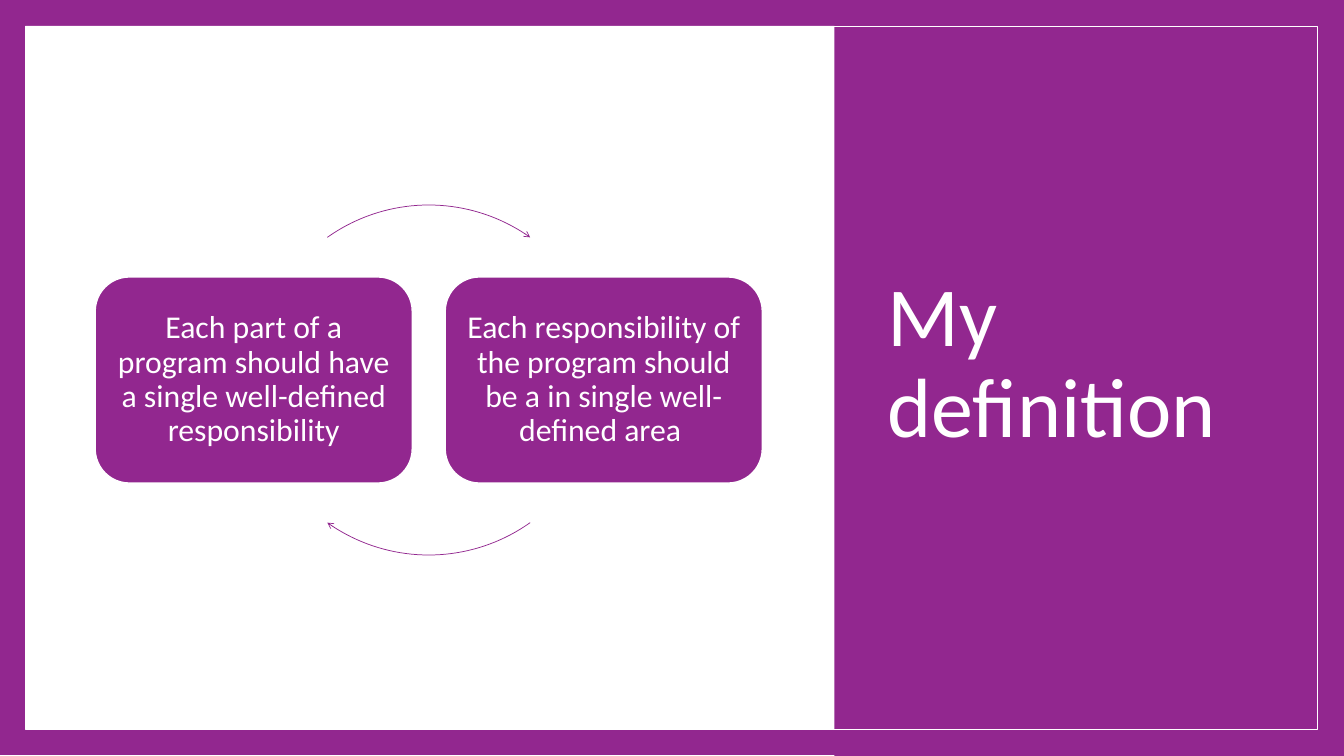
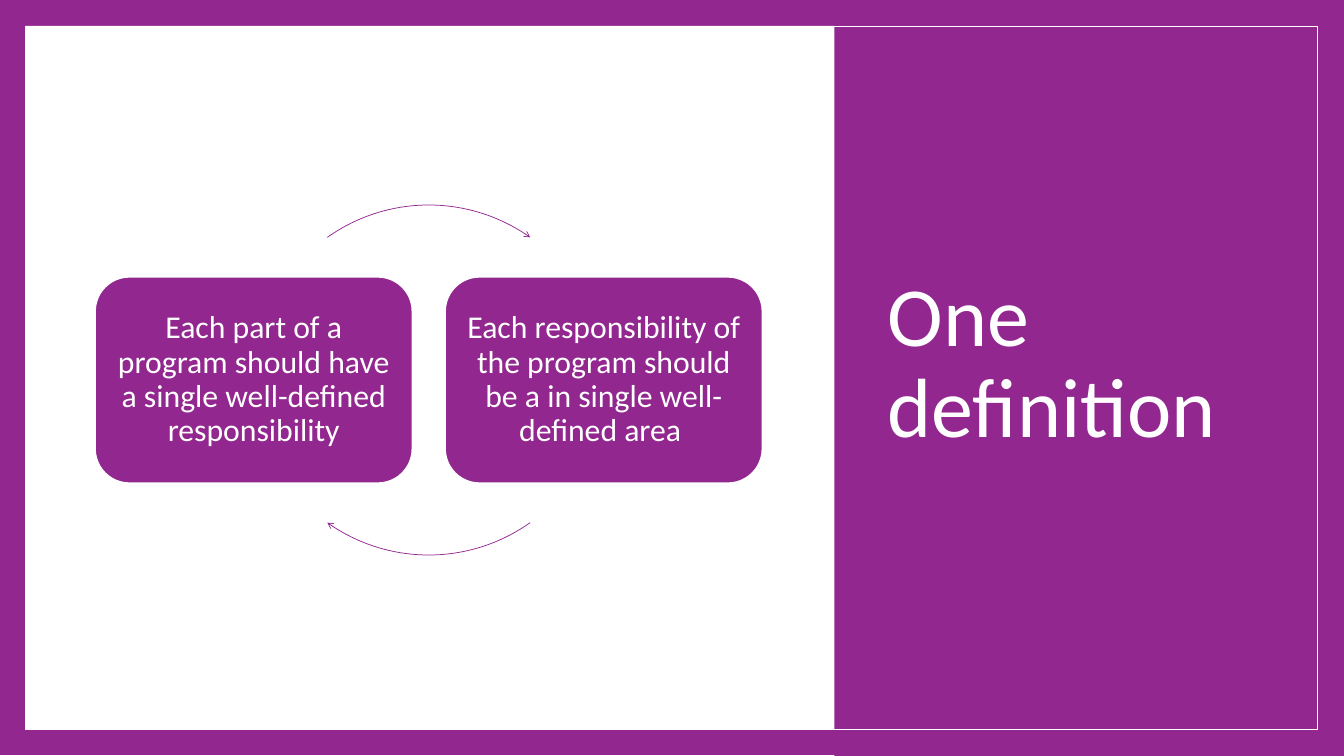
Before and after one commit to cdiggins/cs321, a slide deck: slide 3 of class-notes/cs321-winter-2023-lecture-17-architecture.pptx (slide 4 before the commit). Drawn at 1344x756 pixels with LibreOffice and Linux fonts; fonts in the diff are those of the drawing. Boxes give left, top, right and bottom in pixels: in the first picture for what was removed or moved away, otherwise in the second. Text is boxed around its words. In the diff, an @@ line names an element or a change of style, - is before the commit and + after.

```diff
--- a/class-notes/cs321-winter-2023-lecture-17-architecture.pptx
+++ b/class-notes/cs321-winter-2023-lecture-17-architecture.pptx
@@ title at (887, 291, 1215, 438): text changed @@
-My definition
+One definition
```
Also in this commit, not shown: 6 other slides changed, 4 slides added, 20 slides removed, 5 other files.
